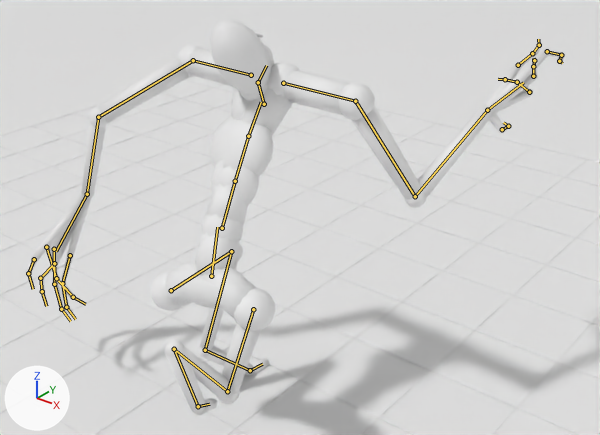
The Blender file tools/level1_entity/out/blend/entity_motion.blend: old version first, new version second.
Camera for both pictures: a 50 mm camera at (9.0, -9.26, 2.79) aimed at (-0.64, 2.8, -4.69). The lights are fixed; the arrows at lower left show +X, +Y and +Z. The first picture is the older version. Both versions are drawn at frame 6 of the action 'Run'; the numbers are the values there. The bones that change, and the others that lie on the model, are drawn over the model as lines.

Objects in the first picture: 'Entity_Capsule_Preview_NOT_REAL_MESH', 'FLOOR_UP_REFERENCE', 'Floor_grid_2_studs'.
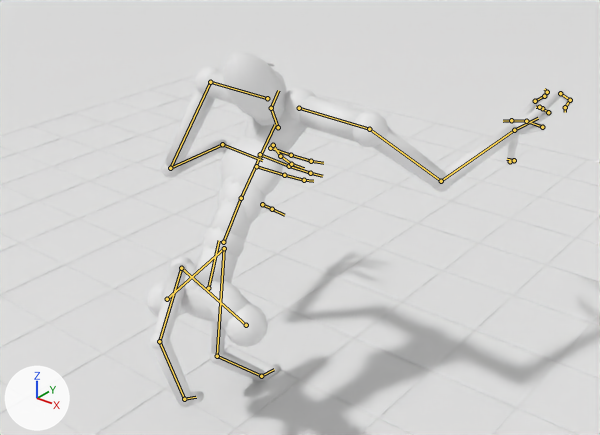
Changed parts and their boxes (x1, y1, x2, y2) in the pictures (600 x 435 px):
'Entity_Capsule_Preview_NOT_REAL_MESH', posed (21% narrower, 10% shorter)
    before: (26, 19, 565, 415)
    after: (147, 52, 573, 407)
bone 'Hips', root to tip
    before: (211, 276) to (217, 227)
    after: (208, 288) to (219, 240)
bone 'RightUpLeg', root to tip
    before: (253, 309) to (227, 391)
    after: (246, 325) to (181, 268)
bone 'RightFoot', root to tip
    before: (174, 349) to (198, 406)
    after: (159, 341) to (184, 399)
bone 'LeftUpLeg', root to tip
    before: (171, 290) to (231, 251)
    after: (167, 299) to (224, 248)
bone 'LeftLeg', root to tip
    before: (231, 251) to (205, 350)
    after: (224, 248) to (217, 356)
bone 'LeftFoot', root to tip
    before: (205, 350) to (250, 370)
    after: (217, 356) to (261, 376)
bone 'Spine02', root to tip
    before: (222, 228) to (235, 181)
    after: (223, 242) to (241, 198)
bone 'Spine01', root to tip
    before: (235, 181) to (248, 136)
    after: (241, 198) to (260, 156)
bone 'Spine', root to tip
    before: (248, 136) to (261, 102)
    after: (260, 156) to (275, 124)
bone 'RightArm', root to tip
    before: (355, 101) to (415, 196)
    after: (369, 129) to (441, 181)
bone 'RightForeArm', root to tip
    before: (415, 196) to (487, 110)
    after: (441, 181) to (514, 130)
bone 'RightHand', root to tip
    before: (487, 110) to (523, 82)
    after: (514, 130) to (538, 118)
bone 'LeftArm', root to tip
    before: (193, 60) to (98, 117)
    after: (210, 82) to (170, 168)
bone 'LeftForeArm', root to tip
    before: (98, 117) to (87, 194)
    after: (170, 168) to (222, 144)
bone 'LeftHand', root to tip
    before: (87, 194) to (56, 251)
    after: (222, 144) to (262, 160)
bone 'neck', root to tip
    before: (264, 104) to (258, 82)
    after: (278, 127) to (271, 108)

What the commit changed:
Bone 'Hips' (bone_hips) moves from (0.16, -1.6, -0.07) to (0.08, -1.88, -0.11).
Bone 'Hips' (bone_hips) turns from (-20, 8, -1) to (-24, 5, -5) degrees about its own x, y and z.
Bone 'RightUpLeg' (bone_rightupleg) turns from (-3, -7, 31) to (-4, -12, 123) degrees about its own x, y and z.
Bone 'RightFoot' (bone_rightfoot) turns from (99, 15, -36) to (-9, 51, -146) degrees about its own x, y and z.
Bone 'LeftUpLeg' (bone_leftupleg) turns from (106, 11, 9) to (115, 9, -8) degrees about its own x, y and z.
Bone 'LeftLeg' (bone_leftleg) turns from (-83, -14, -15) to (-91, -16, -16) degrees about its own x, y and z.
Bone 'LeftFoot' (bone_leftfoot) turns from (5, 0, 3) to (3, 10, 12) degrees about its own x, y and z.
Bone 'Spine02' (bone_spine02) turns from (-4, 1, -1) to (-6, 1, -1) degrees about its own x, y and z.
Bone 'Spine01' (bone_spine01) turns from (-3, 0, 0) to (-4, 0, 0) degrees about its own x, y and z.
Bone 'Spine' (bone_spine) turns from (-1, -9, -9) to (-2, -7, -7) degrees about its own x, y and z.
Bone 'RightArm' (bone_rightarm) turns from (64, 15, 48) to (87, -7, 51) degrees about its own x, y and z.
Bone 'RightForeArm' (bone_rightforearm) turns from (61, -14, 24) to (24, -2, 11) degrees about its own x, y and z.
Bone 'RightHand' (bone_righthand) turns from (-35, -34, 27) to (-32, -42, 30) degrees about its own x, y and z.
Bone 'LeftArm' (bone_leftarm) turns from (-10, -9, 17) to (35, -28, -27) degrees about its own x, y and z.
Bone 'LeftForeArm' (bone_leftforearm) turns from (26, 3, -12) to (58, 13, -23) degrees about its own x, y and z.
Bone 'LeftHand' (bone_lefthand) turns from (-41, 33, -25) to (-27, 26, -27) degrees about its own x, y and z.
Bone 'neck' (bone_neck) turns from (60, 0, 3) to (72, -1, 5) degrees about its own x, y and z.
